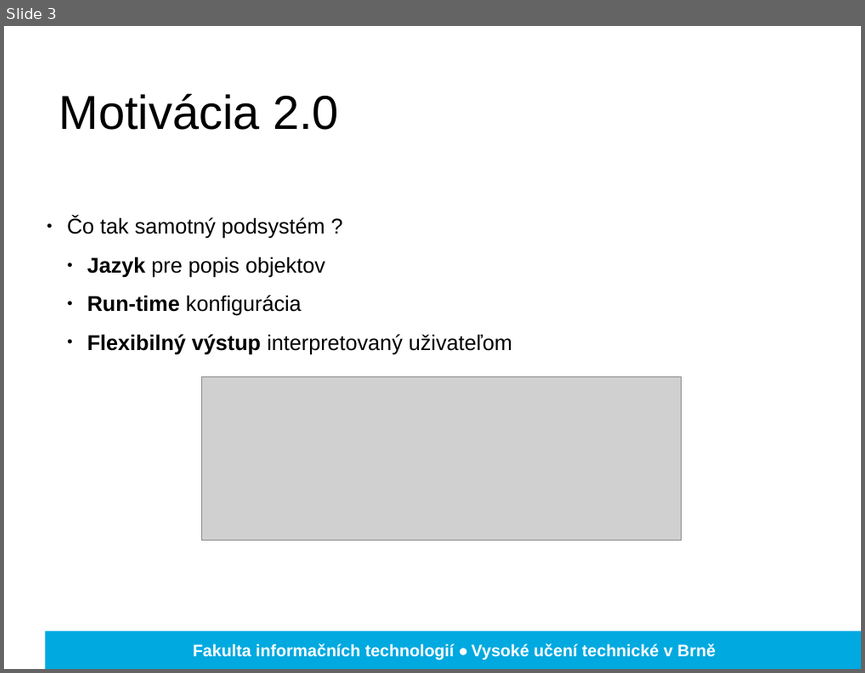
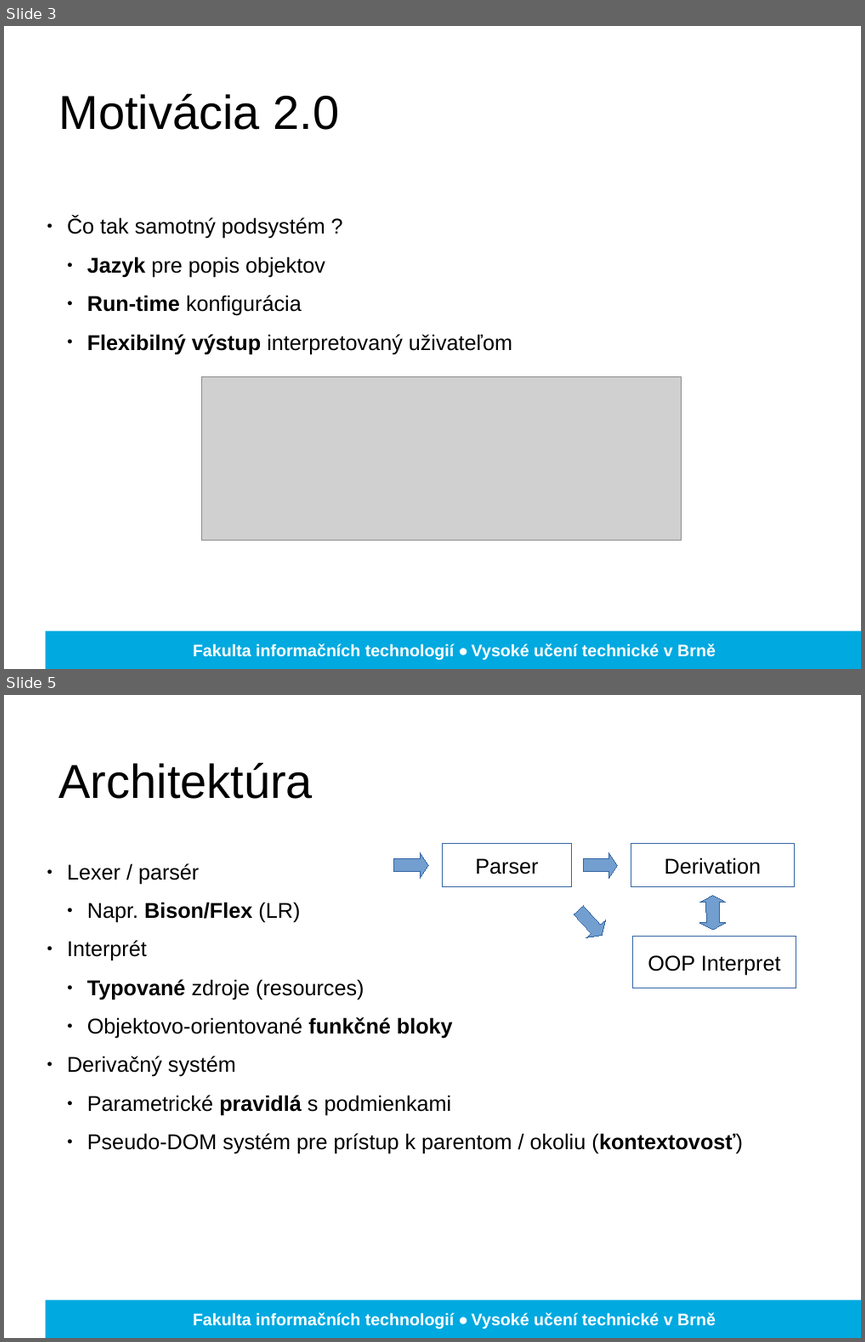
Before and after one commit to Romop5/procgen, a slide deck: doc/obhajoby/zima.pptx. Shown one above the other, each under a label of ours: slide 3 before the commit, slides 3 and 5 after it; the slides between them are not shown. The pictures are 865x673 and 865x1342 pixels, drawn with LibreOffice and Linux fonts; fonts in the diff are those of the drawing; grey boxes stand for pictures; background and template pictures are left out. Boxes give left, top, right and bottom in pixels: in the first picture for what was removed or moved away, otherwise in the second. Text is boxed around its words. In the diff, an @@ line names an element or a change of style, - is before the commit and + after.

```diff
--- a/doc/obhajoby/zima.pptx
+++ b/doc/obhajoby/zima.pptx
@@ slide 5 added at (4,695,861,1338), background picture (left out); not listed: 2 template elements that a slide beside it also shows @@
@@ text added at (59,762,313,799), 40 pt, text #000000 @@
+Architektúra
@@ rectangle added at (443,844,571,887), fill #FFFFFF, outline #3465A4 0.75 pt, 18 pt, text #000000 @@
+Parser
@@ rectangle added at (631,844,794,887), fill #FFFFFF, outline #3465A4 0.75 pt, 18 pt, text #000000 @@
+Derivation
@@ text added at (67,863,743,1154), 18 pt, text #000000 @@
+● Lexer / parsér
+  ● Napr. Bison/Flex (LR)
+● Interprét
+  ● Typované zdroje (resources)
+  ● Objektovo-orientované funkčné bloky
+● Derivačný systém
+  ● Parametrické pravidlá s podmienkami
+  ● Pseudo-DOM systém pre prístup k parentom / okoliu (kontextovosť)
@@ freeform shape added at (394,852,428,879), fill #729FCF, outline #3465A4 0.75 pt @@
@@ freeform shape added at (583,852,618,879), fill #729FCF, outline #3465A4 0.75 pt @@
@@ freeform shape added at (699,896,726,930), fill #729FCF, outline #3465A4 0.75 pt @@
@@ freeform shape added at (569,902,611,944), fill #729FCF, outline #3465A4 0.75 pt @@
@@ rectangle added at (633,936,795,987), fill #FFFFFF, outline #3465A4 0.75 pt, 18 pt, text #000000 @@
+OOP Interpret
```
Also in this commit, not shown: 1 slide changed, 4 other slides added, 4 slides removed, 12 other files.
